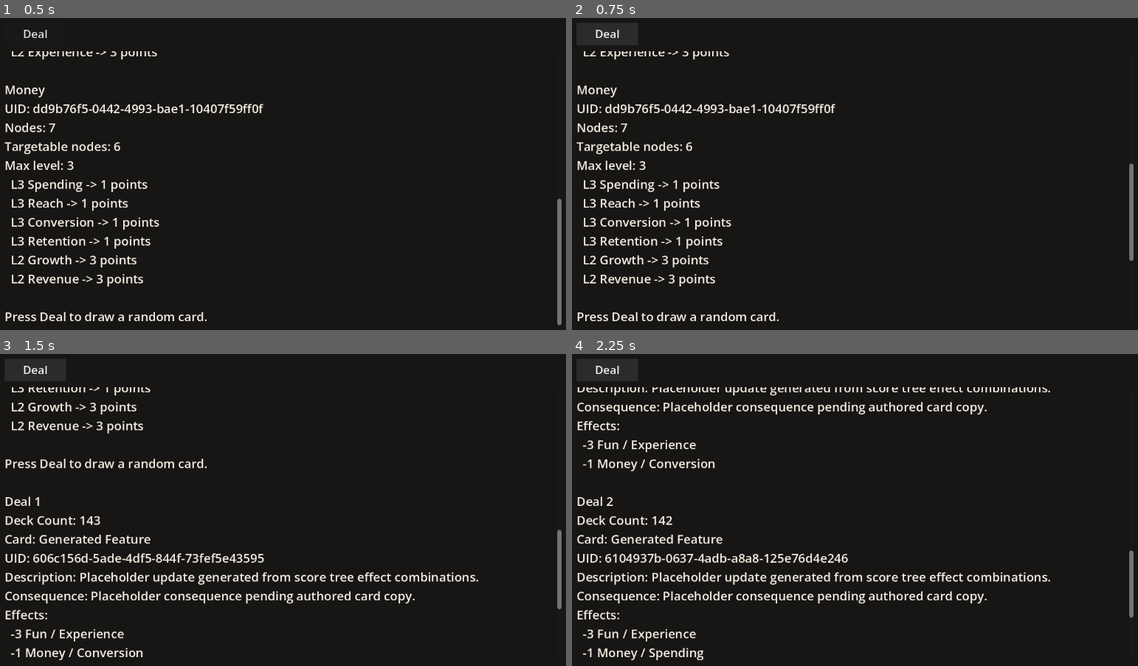
Above: before the commit, frames 1-4 (two rows, left to right).
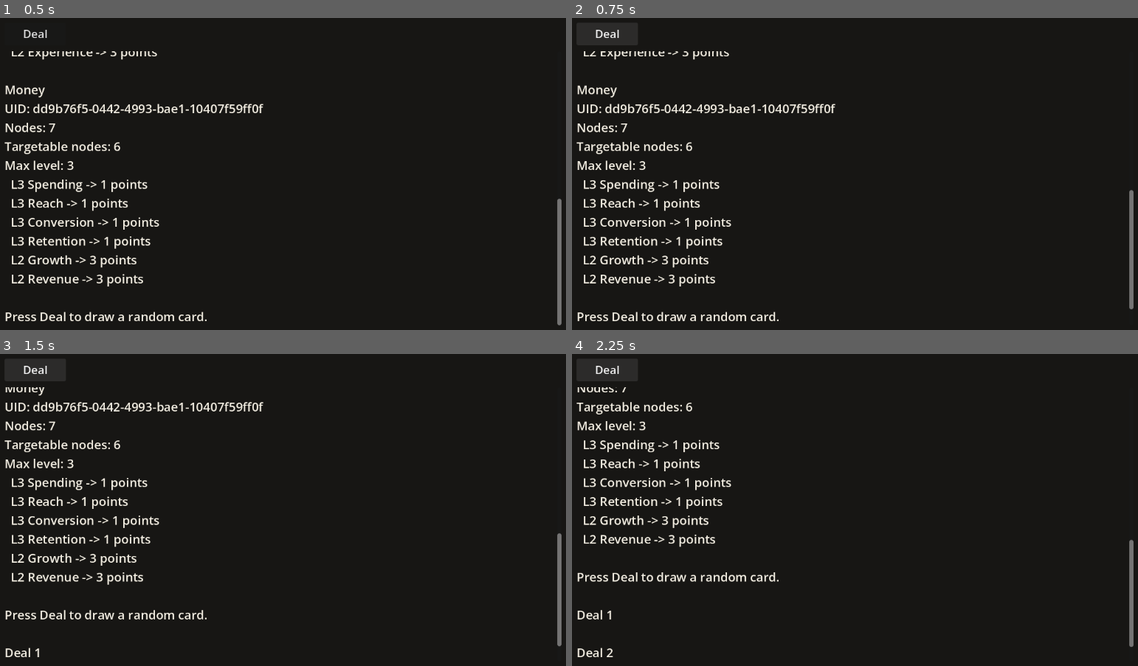
Above: after the commit, the same moments.

Repository: Josephblt/patch-notes
Game: Godot game, scene res://scenes/test_scene.tscn
Two runs of this game, one before a commit and one after it. Both use one fixed random seed, a clock stepped at 60 frames per second and the inputs below.
Inputs:
- Up to frame 1 (0.5 s): no input
- Up to frame 2 (0.75 s): click "Deal" at 0.5 s
- Up to frame 3 (1.5 s): click "Deal" at 1.25 s
- Up to frame 4 (2.25 s): click "Deal" at 2 s

Frame 1 is identical in both runs. In frame 2, 0.2% of the frame differs, in the area x 98-100%, y 46-94%; in frame 3, 7.7%; in frame 4, 8.0%, in the area x 0-100%, y 10-99%.
Error after the commit: Invalid call. Nonexistent function 'size' in base 'RefCounted (FeatureDeck)'. (res://scripts/test_scene.gd:50)

Commit message:
Refactor feature deck methods for consistency and clarity

Diff:
--- a/src/scripts/models/cards/feature_deck.gd
+++ b/src/scripts/models/cards/feature_deck.gd
@@ -9,17 +9,17 @@
 	_available_cards = cards.duplicate()
 
 
-func shuffle() -> void:
-	_available_cards.shuffle()
+func get_size() -> int:
+	return _available_cards.size()
 
 
 func can_draw() -> bool:
 	return not _available_cards.is_empty()
 
 
-func size() -> int:
-	return _available_cards.size()
+func draw() -> FeatureCard:
+	return _available_cards.pop_front()
 
 
-func draw() -> FeatureCard:
-	return _available_cards.pop_front()
+func shuffle() -> void:
+	_available_cards.shuffle()
--- a/src/scripts/test_scene.gd
+++ b/src/scripts/test_scene.gd
@@ -23,7 +23,7 @@
 	_print_line("Test scene")
 	_print_line("Source: %s" % SCORE_TREE_DIR)
 	_print_line("Trees loaded: %d" % score_trees.size())
-	_print_line("Deck Count: %d" % feature_deck.size())
+	_print_line("Deck Count: %d" % feature_deck.get_size())
 
 	for score_tree: ScoreTree in score_trees:
 		_print_line("")
